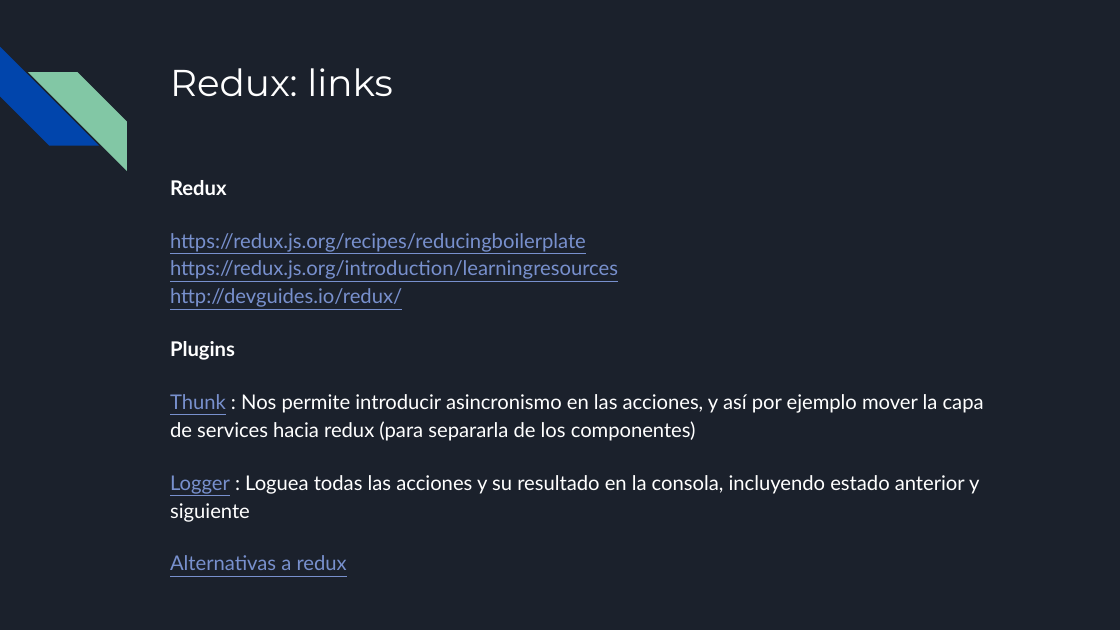
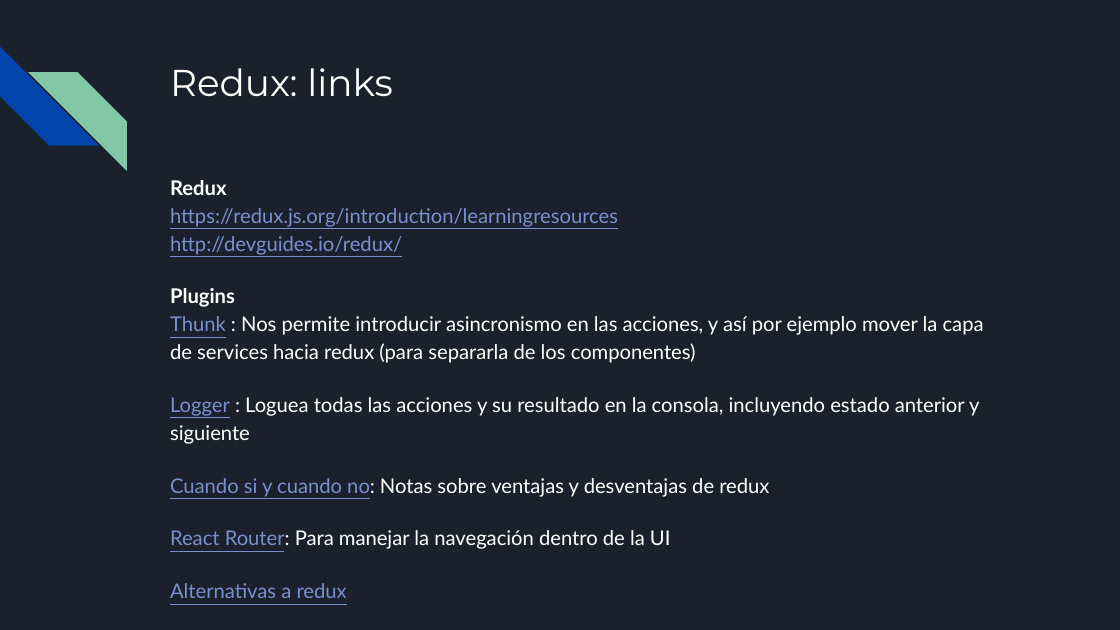
Before and after one commit to francisco-pinchentti/react-basics, a slide deck: slide 33 of docs/React.odp (slide 29 before the commit). Drawn at 1120x630 pixels with LibreOffice and Linux fonts; fonts in the diff are those of the drawing. Boxes give left, top, right and bottom in pixels: in the first picture for what was removed or moved away, otherwise in the second. Text is boxed around its words. In the diff, an @@ line names an element or a change of style, - is before the commit and + after.

Commit message:
updated presentation: redux, test, summary

```diff
--- a/docs/React.odp
+++ b/docs/React.odp
@@ text at (x1=170, y1=233, x2=586, y2=252): paragraph removed @@
-https://redux.js.org/recipes/reducingboilerplate
@@ text at (x1=170, y1=316, x2=984, y2=363): less space between paragraphs @@
@@ text at (x1=170, y1=478, x2=769, y2=549): paragraphs added @@
+Cuando si y cuando no: Notas sobre ventajas y desventajas de redux
+React Router: Para manejar la navegación dentro de la UI
```
Also in this commit, not shown: 5 other slides changed, 5 slides added, 1 slide removed.
